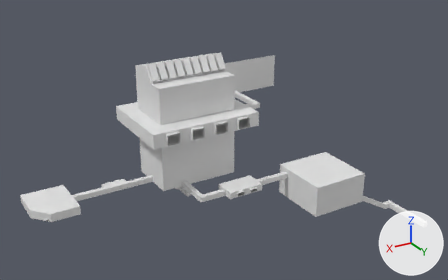
The Blender file Blender/berghain-dream.blend, before and after one commit.
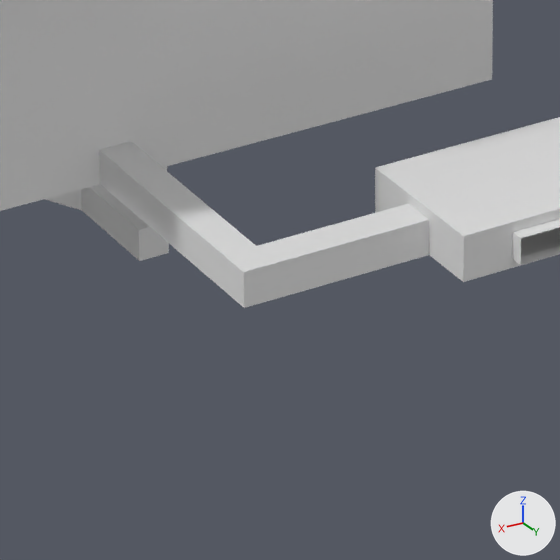
Each version is shown whole from a camera (50 mm lens) standing at (255.1, 495.2, 272.4) and looking at (-36.8, 8.8, 29.2), then close up on the part from 38% to 54% of the width and 58% to 84% of the height. Arrows for +X, +Y and +Z are at lower right; the lights stay in place.

Objects in the first close-up: 'base.001', 'darkHall'.
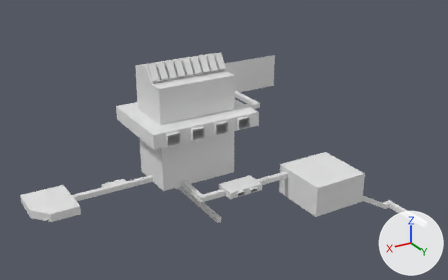
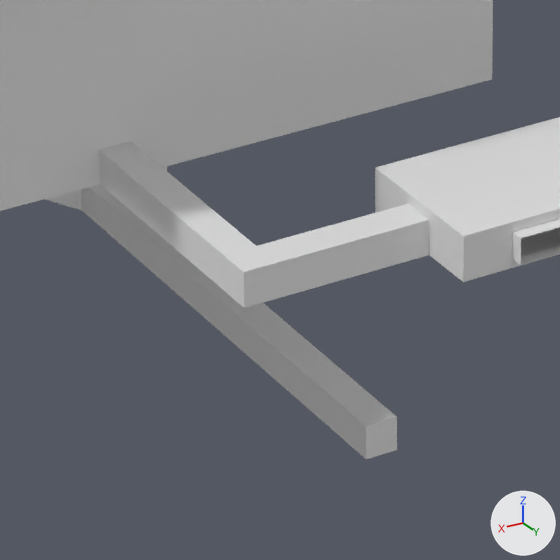
Boxes (x1, y1, x2, y2) around the edits, measured in the close-ups (560 x 560 px; the box of a moved part takes in the faces that stretch with it):
'base.001', reshaped
    before: (0, 0, 493, 261)
    after: (0, 0, 493, 459)
part 1 of me_cube_030, moved or reshaped
    before: (81, 184, 169, 261)
    after: (81, 184, 397, 459)

Patch to the scene script:
```diff
--- a/Blender/berghain-dream.blend.py
+++ b/Blender/berghain-dream.blend.py
@@ me_cube_030 @@
 me_cube_030.from_pydata(...)  # 760 vertices, 728 faces; spans x -55.0..54.0, y -46.0..46.0, z -36.0..117.0
 # used by ob_base_001; location = (0.0, 0.0, 0.0)
 # before: 752 (-11.0, -15.0, -36.0) at pixel (168, 252), 753 (-6.0, -15.0, -36.0) at pixel (139, 261), 754 (-6.0, -15.0, -36.0) at pixel (139, 256), 755 (-11.0, -15.0, -36.0) at pixel (168, 247), 756 (-6.0, -15.0, -32.0) at pixel (138, 234)
 # before: 757 (-6.0, -15.0, -32.0) at pixel (138, 229), 758 (-11.0, -15.0, -32.0), 759 (-11.0, -15.0, -32.0)
+# me_cube_030 part 1
+for i in [*range(752, 760)]: me_cube_030.vertices[i].co += Vector((0.0, 62.0, 0.0))
 me_cube_030.materials.append(mat_material)
```
